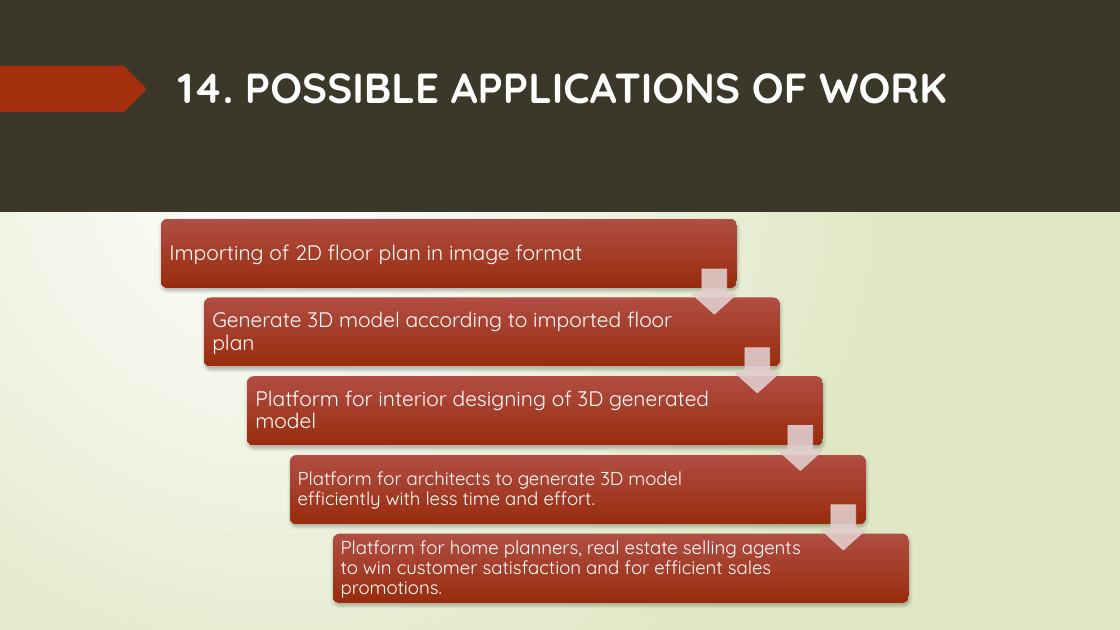
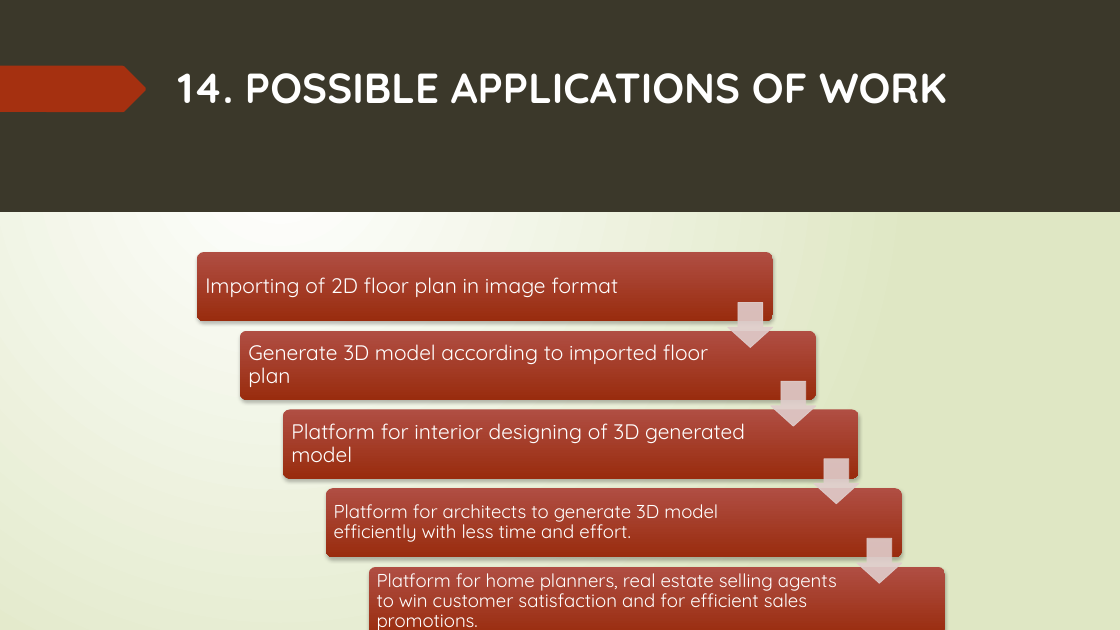
Before and after one commit to 15831944/2d-to-3d, a slide deck: slide 20 of Project slides.pptx. Drawn at 1120x630 pixels with LibreOffice and Linux fonts; fonts in the diff are those of the drawing. Boxes give left, top, right and bottom in pixels: in the first picture for what was removed or moved away, otherwise in the second. Text is boxed around its words. In the diff, an @@ line names an element or a change of style, - is before the commit and + after.

```diff
--- a/Project slides.pptx
+++ b/Project slides.pptx
@@ 5 texts: place and size @@
-5 texts at <box>169,244,801,598</box>
+5 texts at <box>205,277,837,630</box>
@@ 4 rounded rectangles, 3 down arrows: place and size @@
-4 rounded rectangles, 3 down arrows at <box>204,297,909,602</box>
+4 rounded rectangles, 3 down arrows at <box>197,252,902,557</box>
@@ down arrow: place and size @@
-down arrow at <box>692,269,737,313</box>
+down arrow at <box>857,539,902,583</box>
@@ rounded rectangle: place and size @@
-rounded rectangle at <box>161,218,738,287</box>
+rounded rectangle at <box>369,567,945,630</box>
```
